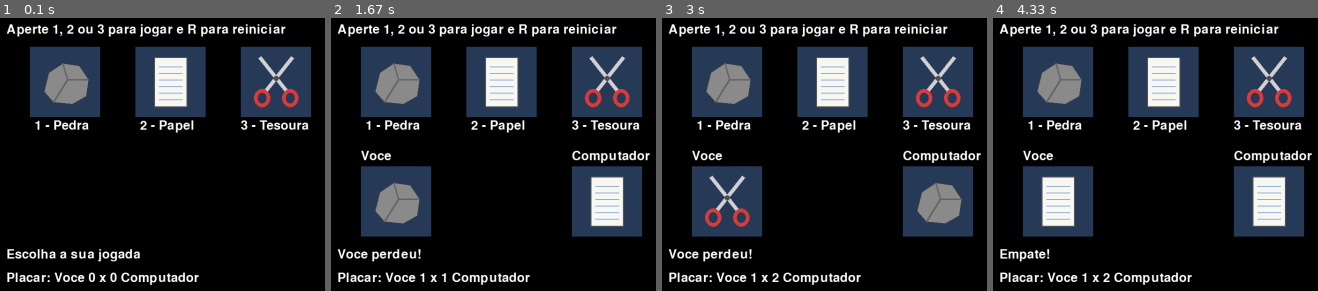
Above: before the commit, frames 1-4 (left to right).
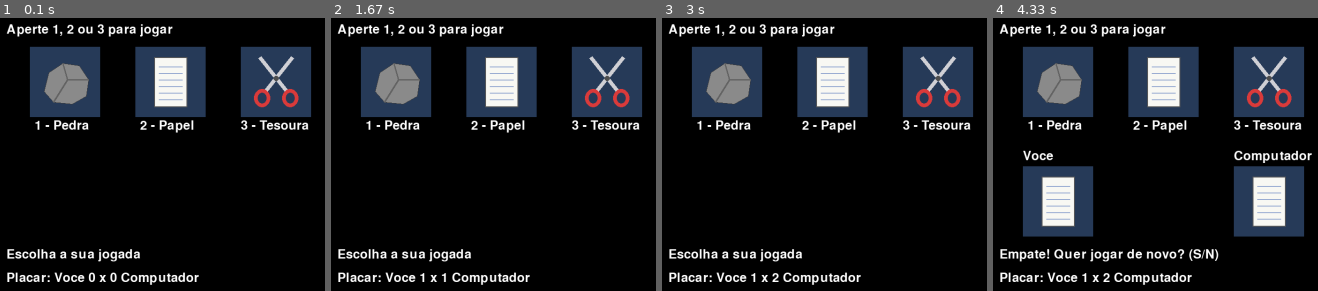
Above: after the commit, the same moments.

Repository: kavalmt/INF1034--3WB--2026.2
Game: pygame game, started from Atividade 7.0/pedrapapelpygame.py
Same seed, same stepped clock (60 frames per second), same inputs: the game is played once before the commit and once after it.
Inputs:
- Up to frame 1 (0.1 s): no input
- Up to frame 2 (1.67 s): tap 2 at 0.33 s; tap S at 0.67 s; tap 1 at 1 s; hold S from 1.33 s (still down)
- Up to frame 3 (3 s): release S at 1.8 s; tap 3 at 1.83 s; tap S at 2.67 s
- Up to frame 4 (4.33 s): tap 2 at 3 s

The runs differ from the first frame. In frame 1, 0.7% of the frame differs, in the area x 54-88%, y 2-7%; in frame 2, 13%, in the area x 1-99%, y 2-90%; in frame 3, 13%; in frame 4, 1.7%.

Commit message:
Update pedrapapelpygame.py

Diff:
--- a/Atividade 7.0/pedrapapelpygame.py
+++ b/Atividade 7.0/pedrapapelpygame.py
@@ -12,24 +12,18 @@
 opcoes = ["pedra", "papel", "tesoura"]
 def jogada_computador():
     return choice(opcoes)
-
-
 def quem_ganhou(jogador, computador):
     if jogador == computador:
         return "empate"
     if (jogador == "pedra" and computador == "tesoura") or (jogador == "tesoura" and computador == "papel") or (jogador == "papel" and computador == "pedra"):
         return "jogador"
     return "computador"
-
-
 def imagem_da_jogada(jogada):
     if jogada == "pedra":
         return imagem_pedra
     if jogada == "papel":
         return imagem_papel
     return imagem_tesoura
-
-
 def escrever(texto, x, y):
     tela.blit(fonte.render(texto, True, (255, 255, 255)), (x, y))
 
@@ -39,6 +33,7 @@
 jogador = ""
 computador = ""
 mensagem = "Escolha a sua jogada"
+acabou = False
 
 rodando = True
 while rodando:
@@ -46,34 +41,38 @@
         if evento.type == pygame.QUIT:
             rodando = False
         if evento.type == pygame.KEYDOWN:
-            escolha = ""
-            if evento.key == pygame.K_1:
-                escolha = "pedra"
-            elif evento.key == pygame.K_2:
-                escolha = "papel"
-            elif evento.key == pygame.K_3:
-                escolha = "tesoura"
-            elif evento.key == pygame.K_r:
-                pontos_jogador = 0
-                pontos_computador = 0
-                jogador = ""
-                computador = ""
-                mensagem = "Jogo reiniciado! Escolha a sua jogada"
-            if escolha != "":
-                jogador = escolha
-                computador = jogada_computador()
-                resultado = quem_ganhou(jogador, computador)
-                if resultado == "empate":
-                    mensagem = "Empate!"
-                elif resultado == "jogador":
-                    pontos_jogador = pontos_jogador + 1
-                    mensagem = "Voce ganhou!"
-                else:
-                    pontos_computador = pontos_computador + 1
-                    mensagem = "Voce perdeu!"
+            if acabou == True:
+                if evento.key == pygame.K_n:
+                    rodando = False
+                if evento.key == pygame.K_s:
+                    jogador = ""
+                    computador = ""
+                    mensagem = "Escolha a sua jogada"
+                    acabou = False
+            else:
+                escolha = ""
+                if evento.key == pygame.K_1:
+                    escolha = "pedra"
+                elif evento.key == pygame.K_2:
+                    escolha = "papel"
+                elif evento.key == pygame.K_3:
+                    escolha = "tesoura"
+                if escolha != "":
+                    jogador = escolha
+                    computador = jogada_computador()
+                    resultado = quem_ganhou(jogador, computador)
+                    if resultado == "empate":
+                        mensagem = "Empate! Quer jogar de novo? (S/N)"
+                    elif resultado == "jogador":
+                        pontos_jogador = pontos_jogador + 1
+                        mensagem = "Voce ganhou! Quer jogar de novo? (S/N)"
+                    else:
+                        pontos_computador = pontos_computador + 1
+                        mensagem = "Voce perdeu! Quer jogar de novo? (S/N)"
+                    acabou = True
     tela.fill((0, 0, 0))
 
-    escrever("Aperte 1, 2 ou 3 para jogar e R para reiniciar", 50, 20)
+    escrever("Aperte 1, 2 ou 3 para jogar", 50, 20)
 
     tela.blit(imagem_pedra, (100, 70))
     tela.blit(imagem_papel, (325, 70))
